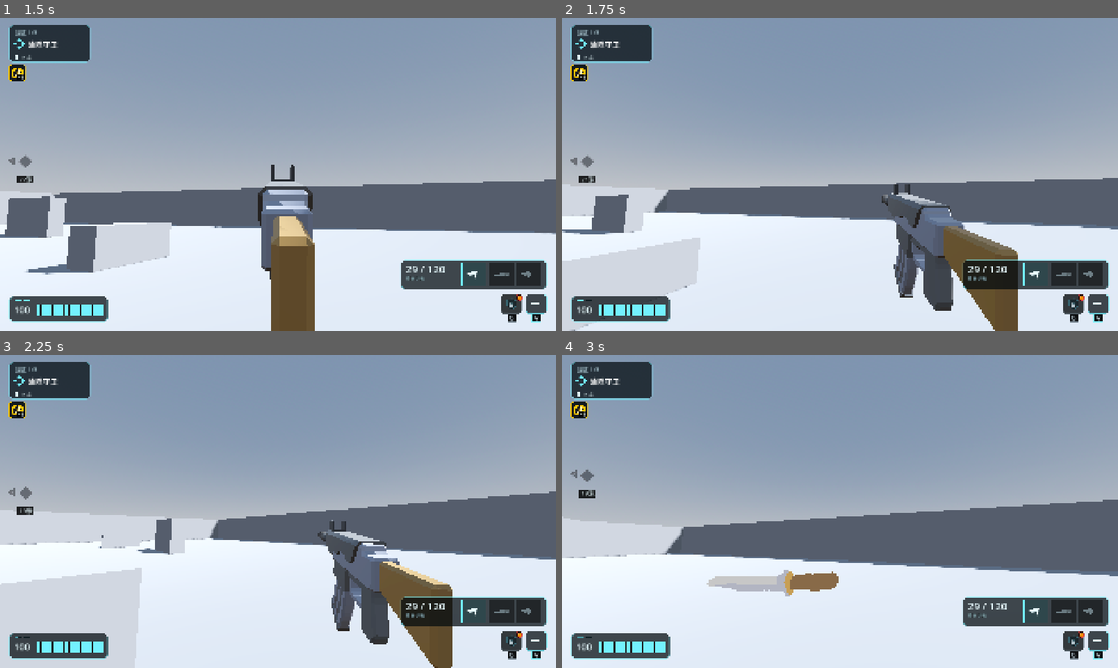
Above: before the commit, frames 1-4 (two rows, left to right).
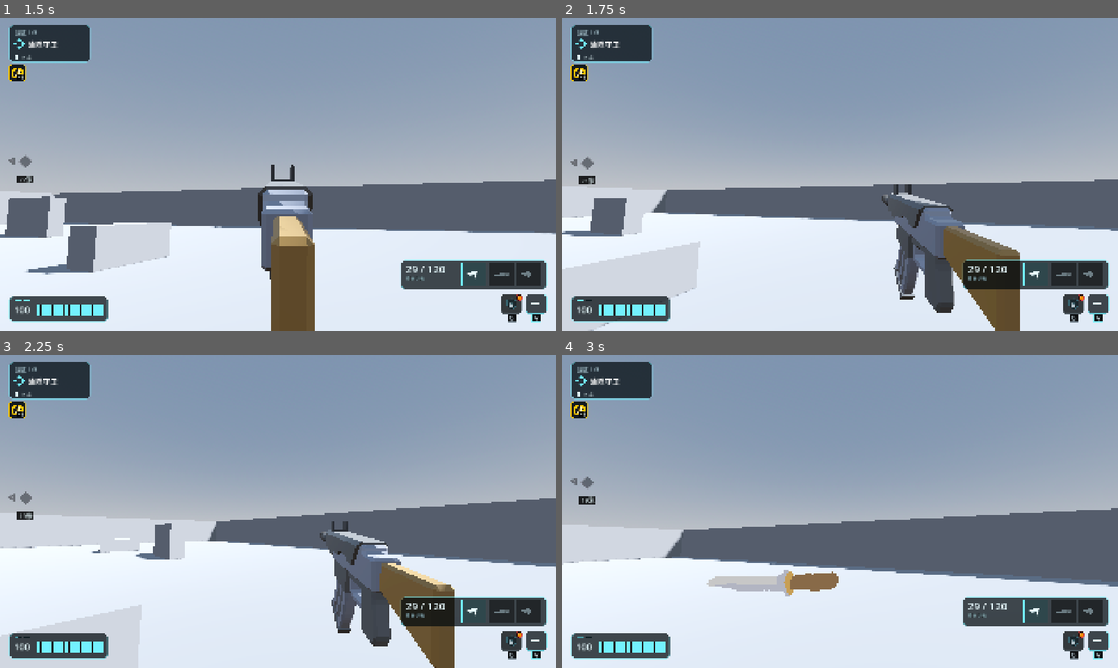
Above: after the commit, the same moments.

Repository: kyrie21z/Battlefield-Rouge
Game: Godot game, scene res://maps/zone_1.tscn
Two runs of this game, one before a commit and one after it. Both use one fixed random seed, a clock stepped at 60 frames per second and the inputs below. Sound files missing from this copy of the repository are replaced by a short silence.
Inputs (mouse positions are in pixels of both pictures, inside the frame that each line leads up to):
- Up to frame 1 (1.5 s): click (144, 187) at 0.5 s; tap Enter at 1.25 s; move the mouse to (305, 174) at 1.27 s; hold W (move_forward) from 1.28 s (still down); hold Right mouse button (aim) from 1.28 s (still down); click (305, 174) at 1.42 s
- Up to frame 2 (1.75 s): keep holding W (move_forward); keep holding Right mouse button (aim); tap Space (jump) at 1.52 s; tap Shift (dash) at 1.55 s
- Up to frame 3 (2.25 s): keep holding W (move_forward); tap Space (jump) at 1.82 s; move the mouse to (250, 511) at 2.02 s; release Right mouse button (aim) at 2.03 s; tap Shift (dash) at 2.1 s
- Up to frame 4 (3 s): keep holding W (move_forward); tap Space (jump) at 2.27, 2.57 s; tap V (melee) at 2.3, 2.85 s; move the mouse to (851, 505) at 2.77 s

Frame 1 is identical in both runs. In frame 2, 2.1% of the frame differs, in the area x 0-100%, y 44-100%; in frame 3, 6.9%, in the area x 0-100%, y 42-100%; in frame 4, 4.3%.

Commit message:
Dash along the camera's facing, pitch included
The dash now takes its direction from the camera basis, so a pitched aim
lifts or drops the 5 m burst; input is composed in camera space, which
keeps A/D level. The dash owns the full velocity (no gravity) and zeroes
the vertical when handing back to walking, so a downward dash slides
instead of sticking.

Invisible 26 m walls sit above the four boundary walls on a new BOUNDARY
layer: the player collides with them but bullets do not, keeping every
shot and the fixture runs as they were. dash_test covers pitched length,
the hand-back, floor sliding and the jump-plus-dash boundary; fixtures
still hash c77413a921d58fc4 and 5e1a5a995f643d72.

Co-Authored-By: QDS (Qoder) <noreply@qoder.com>

Diff:
--- a/actors/player/dash.gd
+++ b/actors/player/dash.gd
@@ -36,6 +36,7 @@
 var _invulnerable_left := 0.0
 var _air_used := 0
 var _player: CharacterBody3D
+var _camera: Camera3D
 var _health: Health
 var _audio: AudioStreamPlayer
 
@@ -47,6 +48,7 @@
 
 func _ready() -> void:
 	_player = get_parent() as CharacterBody3D
+	_camera = _player.get_node("Head/Camera3D") as Camera3D
 	_health = _player.get_node("Health") as Health
 	_charges = max_charges
 	_audio = AudioStreamPlayer.new()
@@ -57,17 +59,19 @@
 
 func _physics_process(delta: float) -> void:
 	_tick_recharge(delta)
-	_tick_invulnerable(delta)
-	if _dash_left > 0.0:
-		_dash_left = maxf(_dash_left - delta, 0.0)
-		if _dash_left <= 0.0:
-			dash_finished.emit()
 	if _health == null or _health.is_dead():
 		return
 	if _player.is_on_floor():
 		_air_used = 0
 	if Input.is_action_just_pressed("dash"):
 		try_dash()
+	# After try_dash(), so a dash started this tick also spends its first tick
+	# here and both timers end on the same tick as the Player's copy.
+	_tick_invulnerable(delta)
+	if _dash_left > 0.0:
+		_dash_left = maxf(_dash_left - delta, 0.0)
+		if _dash_left <= 0.0:
+			dash_finished.emit()
 
 
 ## Starts a dash if a charge is free and the air allows it. Returns whether one
@@ -125,15 +129,13 @@
 		_health.dash_invulnerable = false
 
 
+## The dash follows where the camera is facing, pitch included. W/S follow the
+## pitch; A/D stay horizontal because the camera's x axis is not tilted by it.
 func _direction() -> Vector3:
 	var input := Input.get_vector("move_left", "move_right", "move_forward", "move_back")
-	var direction: Vector3
-	if input.length_squared() > 0.0001:
-		direction = _player.transform.basis * Vector3(input.x, 0.0, input.y)
-	else:
-		direction = -_player.transform.basis.z
-	direction.y = 0.0
-	return direction.normalized()
+	if input.length_squared() <= 0.0001:
+		return -_camera.global_basis.z
+	return (_camera.global_basis * Vector3(input.x, 0.0, input.y)).normalized()
 
 
 func _tick_recharge(delta: float) -> void:
--- a/actors/player/player.gd
+++ b/actors/player/player.gd
@@ -99,42 +99,46 @@
 func _physics_process(delta: float) -> void:
 	if health.is_dead():
 		return
-	if not is_on_floor():
-		velocity.y -= gravity * delta
-	elif Input.is_action_just_pressed("jump"):
-		velocity.y = jump_velocity
+	# The dash owns the whole velocity while it lasts, gravity and jump included,
+	# so a pitched dash is a straight line. Its last step still moves at dash
+	# speed; only then is the walk speed handed back, so the dash neither ends a
+	# frame short nor leaves a 27 m/s slide behind. The vertical is zeroed on the
+	# hand-back so a rising dash does not fling the player past its end point.
+	var dashing := _dash_left > 0.0
+	if dashing:
+		_dash_left = maxf(_dash_left - delta, 0.0)
+		velocity = _dash_velocity
+	else:
+		if not is_on_floor():
+			velocity.y -= gravity * delta
+		elif Input.is_action_just_pressed("jump"):
+			velocity.y = jump_velocity
 
 	# A dash drops the sights for its duration: holding aim through it does not
 	# keep the player scoped mid-dash. Reloading is left alone.
 	var aiming := Input.is_action_pressed("aim") and not weapon.is_reloading() \
-		and not dash.is_dashing()
+		and not dashing
 	var input := Input.get_vector("move_left", "move_right", "move_forward", "move_back")
 	var direction := (transform.basis * Vector3(input.x, 0.0, input.y)).normalized()
 	var speed := jog_speed * stats.get_value(Stats.MOVE_SPEED)
 	if aiming:
 		speed *= weapon.data.ads_move_scale
 	var accel := ground_accel if is_on_floor() else air_accel
-	velocity.x = move_toward(velocity.x, direction.x * speed, accel * speed * delta)
-	velocity.z = move_toward(velocity.z, direction.z * speed, accel * speed * delta)
-	# A melee swing carries the player: the step overrides the walked velocity for
-	# its short duration, so the distance is exactly `speed * duration` instead of
-	# building up frame by frame.
-	if _lunge_left > 0.0:
-		_lunge_left = maxf(_lunge_left - delta, 0.0)
-		velocity.x = _lunge.x
-		velocity.z = _lunge.z
-	# The dash owns the horizontal velocity outright while it lasts. Its last
-	# step still moves at dash speed; only then is the walk speed handed back,
-	# so the dash neither ends a frame short nor leaves a 27 m/s slide behind.
-	var dashing := _dash_left > 0.0
-	if dashing:
-		_dash_left = maxf(_dash_left - delta, 0.0)
-		velocity.x = _dash_velocity.x
-		velocity.z = _dash_velocity.z
+	if not dashing:
+		velocity.x = move_toward(velocity.x, direction.x * speed, accel * speed * delta)
+		velocity.z = move_toward(velocity.z, direction.z * speed, accel * speed * delta)
+		# A melee swing carries the player: the step overrides the walked velocity
+		# for its short duration, so the distance is exactly `speed * duration`
+		# instead of building up frame by frame.
+		if _lunge_left > 0.0:
+			_lunge_left = maxf(_lunge_left - delta, 0.0)
+			velocity.x = _lunge.x
+			velocity.z = _lunge.z
 	move_and_slide()
 	if dashing and _dash_left <= 0.0:
 		velocity.x = direction.x * speed
 		velocity.z = direction.z * speed
+		velocity.y = 0.0
 
 	weapon.aiming = aiming
 	weapon.moving = Vector2(velocity.x, velocity.z).length() > 0.5
@@ -181,7 +185,7 @@
 
 
 func _on_dash(direction: Vector3, speed: float, duration: float) -> void:
-	_dash_velocity = Vector3(direction.x, 0.0, direction.z).normalized() * speed
+	_dash_velocity = direction.normalized() * speed
 	_dash_left = duration
 
 
--- a/actors/player/player.tscn
+++ b/actors/player/player.tscn
@@ -23,7 +23,7 @@
 
 [node name="Player" type="CharacterBody3D" groups=["player"]]
 collision_layer = 2
-collision_mask = 7
+collision_mask = 23
 script = ExtResource("1_player")
 
 [node name="Stats" type="Node" parent="."]
--- a/components/collision_layers.gd
+++ b/components/collision_layers.gd
@@ -11,3 +11,7 @@
 const ENEMIES := 1 << 2
 ## Hitbox bodies that take damage. Layer 4.
 const HITBOXES := 1 << 3
+## Invisible walls above the map rim, which only the player moves into: a
+## pitched dash can lift it over the 4 m boundary. They are not WORLD, so
+## bullets pass through instead of stopping short of the map edge. Layer 5.
+const BOUNDARY := 1 << 4
--- a/maps/boss.tscn
+++ b/maps/boss.tscn
@@ -143,6 +143,18 @@
 [sub_resource type="BoxShape3D" id="Shape_13"]
 size = Vector3(3, 1.2, 1)
 
+[sub_resource type="BoxShape3D" id="Shape_bound0"]
+size = Vector3(60, 26, 1)
+
+[sub_resource type="BoxShape3D" id="Shape_bound1"]
+size = Vector3(60, 26, 1)
+
+[sub_resource type="BoxShape3D" id="Shape_bound2"]
+size = Vector3(1, 26, 60)
+
+[sub_resource type="BoxShape3D" id="Shape_bound3"]
+size = Vector3(1, 26, 60)
+
 [node name="Boss" type="Node3D"]
 
 [node name="WorldEnvironment" type="WorldEnvironment" parent="."]
@@ -282,6 +294,36 @@
 
 [node name="Shape" type="CollisionShape3D" parent="Geometry/Cover9"]
 shape = SubResource("Shape_13")
+
+[node name="Boundary" type="Node3D" parent="."]
+
+[node name="WallNHigh" type="StaticBody3D" parent="Boundary"]
+transform = Transform3D(1, 0, 0, 0, 1, 0, 0, 0, 1, 0, 17, -30)
+collision_layer = 16
+
+[node name="Shape" type="CollisionShape3D" parent="Boundary/WallNHigh"]
+shape = SubResource("Shape_bound0")
+
+[node name="WallSHigh" type="StaticBody3D" parent="Boundary"]
+transform = Transform3D(1, 0, 0, 0, 1, 0, 0, 0, 1, 0, 17, 30)
+collision_layer = 16
+
+[node name="Shape" type="CollisionShape3D" parent="Boundary/WallSHigh"]
+shape = SubResource("Shape_bound1")
+
+[node name="WallEHigh" type="StaticBody3D" parent="Boundary"]
+transform = Transform3D(1, 0, 0, 0, 1, 0, 0, 0, 1, 30, 17, 0)
+collision_layer = 16
+
+[node name="Shape" type="CollisionShape3D" parent="Boundary/WallEHigh"]
+shape = SubResource("Shape_bound2")
+
+[node name="WallWHigh" type="StaticBody3D" parent="Boundary"]
+transform = Transform3D(1, 0, 0, 0, 1, 0, 0, 0, 1, -30, 17, 0)
+collision_layer = 16
+
+[node name="Shape" type="CollisionShape3D" parent="Boundary/WallWHigh"]
+shape = SubResource("Shape_bound3")
 
 [node name="CoverPoints" type="Node3D" parent="."]
 
--- a/maps/zone_1.tscn
+++ b/maps/zone_1.tscn
@@ -121,6 +121,18 @@
 [sub_resource type="BoxShape3D" id="Shape_10"]
 size = Vector3(3, 1.2, 1)
 
+[sub_resource type="BoxShape3D" id="Shape_bound0"]
+size = Vector3(60, 26, 1)
+
+[sub_resource type="BoxShape3D" id="Shape_bound1"]
+size = Vector3(60, 26, 1)
+
+[sub_resource type="BoxShape3D" id="Shape_bound2"]
+size = Vector3(1, 26, 60)
+
+[sub_resource type="BoxShape3D" id="Shape_bound3"]
+size = Vector3(1, 26, 60)
+
 [node name="Zone1" type="Node3D"]
 
 [node name="WorldEnvironment" type="WorldEnvironment" parent="."]
@@ -233,6 +245,36 @@
 
 [node name="Shape" type="CollisionShape3D" parent="Geometry/Cover6"]
 shape = SubResource("Shape_10")
+
+[node name="Boundary" type="Node3D" parent="."]
+
+[node name="WallNHigh" type="StaticBody3D" parent="Boundary"]
+transform = Transform3D(1, 0, 0, 0, 1, 0, 0, 0, 1, 0, 17, -30)
+collision_layer = 16
+
+[node name="Shape" type="CollisionShape3D" parent="Boundary/WallNHigh"]
+shape = SubResource("Shape_bound0")
+
+[node name="WallSHigh" type="StaticBody3D" parent="Boundary"]
+transform = Transform3D(1, 0, 0, 0, 1, 0, 0, 0, 1, 0, 17, 30)
+collision_layer = 16
+
+[node name="Shape" type="CollisionShape3D" parent="Boundary/WallSHigh"]
+shape = SubResource("Shape_bound1")
+
+[node name="WallEHigh" type="StaticBody3D" parent="Boundary"]
+transform = Transform3D(1, 0, 0, 0, 1, 0, 0, 0, 1, 30, 17, 0)
+collision_layer = 16
+
+[node name="Shape" type="CollisionShape3D" parent="Boundary/WallEHigh"]
+shape = SubResource("Shape_bound2")
+
+[node name="WallWHigh" type="StaticBody3D" parent="Boundary"]
+transform = Transform3D(1, 0, 0, 0, 1, 0, 0, 0, 1, -30, 17, 0)
+collision_layer = 16
+
+[node name="Shape" type="CollisionShape3D" parent="Boundary/WallWHigh"]
+shape = SubResource("Shape_bound3")
 
 [node name="CoverPoints" type="Node3D" parent="."]
 
--- a/maps/zone_2.tscn
+++ b/maps/zone_2.tscn
@@ -149,6 +149,18 @@
 [sub_resource type="BoxShape3D" id="Shape_14"]
 size = Vector3(3, 1.2, 1)
 
+[sub_resource type="BoxShape3D" id="Shape_bound0"]
+size = Vector3(60, 26, 1)
+
+[sub_resource type="BoxShape3D" id="Shape_bound1"]
+size = Vector3(60, 26, 1)
+
+[sub_resource type="BoxShape3D" id="Shape_bound2"]
+size = Vector3(1, 26, 60)
+
+[sub_resource type="BoxShape3D" id="Shape_bound3"]
+size = Vector3(1, 26, 60)
+
 [node name="Zone2" type="Node3D"]
 
 [node name="WorldEnvironment" type="WorldEnvironment" parent="."]
@@ -297,6 +309,36 @@
 
 [node name="Shape" type="CollisionShape3D" parent="Geometry/Cover10"]
 shape = SubResource("Shape_14")
+
+[node name="Boundary" type="Node3D" parent="."]
+
+[node name="WallNHigh" type="StaticBody3D" parent="Boundary"]
+transform = Transform3D(1, 0, 0, 0, 1, 0, 0, 0, 1, 0, 17, -30)
+collision_layer = 16
+
+[node name="Shape" type="CollisionShape3D" parent="Boundary/WallNHigh"]
+shape = SubResource("Shape_bound0")
+
+[node name="WallSHigh" type="StaticBody3D" parent="Boundary"]
+transform = Transform3D(1, 0, 0, 0, 1, 0, 0, 0, 1, 0, 17, 30)
+collision_layer = 16
+
+[node name="Shape" type="CollisionShape3D" parent="Boundary/WallSHigh"]
+shape = SubResource("Shape_bound1")
+
+[node name="WallEHigh" type="StaticBody3D" parent="Boundary"]
+transform = Transform3D(1, 0, 0, 0, 1, 0, 0, 0, 1, 30, 17, 0)
+collision_layer = 16
+
+[node name="Shape" type="CollisionShape3D" parent="Boundary/WallEHigh"]
+shape = SubResource("Shape_bound2")
+
+[node name="WallWHigh" type="StaticBody3D" parent="Boundary"]
+transform = Transform3D(1, 0, 0, 0, 1, 0, 0, 0, 1, -30, 17, 0)
+collision_layer = 16
+
+[node name="Shape" type="CollisionShape3D" parent="Boundary/WallWHigh"]
+shape = SubResource("Shape_bound3")
 
 [node name="CoverPoints" type="Node3D" parent="."]
 
--- a/tests/dash_test.gd
+++ b/tests/dash_test.gd
@@ -3,12 +3,14 @@
 ##   godot --headless --path . res://tests/dash_test.tscn
 ## Prints one line per check and exits 1 if anything failed.
 ##
-## The dash is measured on a flat test floor with no enemies, through the real
-## input actions. Distances come from where the body actually ended up, not from
-## reading the exported numbers back.
+## The dash is measured on a flat test floor inside the same 30 m boundary as
+## the real maps, through the real input actions. Distances come from where the
+## body actually ended up, not from reading the exported numbers back; pitched
+## dashes are measured in 3D.
 
 const DISTANCE_TOLERANCE := 0.3
 const FLOOR_SIZE := 80.0
+const BOUNDARY := 30.0
 
 var _failures := 0
 var _finished := false
@@ -163,6 +165,54 @@
 	_check("HUD follows the live charge count", _vitals.dash_charges == _player.dash_charges()
 		and _vitals.dash_max_charges == _player.dash_max_charges())
 
+	print("== the dash follows the camera pitch")
+	await _wait_for_charges(2, 300)
+	await _place(Vector3(0.0, 0.05, 0.0))
+	var before_up := _player.global_position
+	_aim(Vector3(0.0, 10.0, -10.0))
+	await _start_dash([])
+	await _wait_dash_end()
+	var end_vy := _player.velocity.y
+	var up := _player.global_position - before_up
+	_check("a 45° pitch lifts the dash (%.2f m up)" % up.y, up.y > 2.0)
+	_check("its 3D length is still 5 m (%.2f m)" % up.length(),
+		absf(up.length() - 5.0) <= DISTANCE_TOLERANCE)
+	_check("the hand-back zeroes velocity.y (%.2f m/s)" % end_vy, is_zero_approx(end_vy))
+
+	print("== a level dash stays level")
+	await _wait_for_charges(2, 300)
+	await _place(Vector3(0.0, 0.05, 0.0))
+	var level := await _dash_aimed(Vector3(0.0, 0.0, -10.0))
+	_check("no vertical drift (%.2f m)" % level.y, absf(level.y) < 0.1)
+	_check("it still covers 5 m (%.2f m)" % level.length(),
+		absf(level.length() - 5.0) <= DISTANCE_TOLERANCE)
+
+	print("== a downward dash slides along the floor")
+	await _wait_for_charges(2, 300)
+	await _place(Vector3(0.0, 0.05, 0.0))
+	var down := await _dash_aimed(Vector3(0.0, -10.0, -10.0))
+	var slide := Vector2(down.x, down.z).length()
+	_check("a 45° down dash still covers ground (%.2f m)" % slide, slide > 2.0)
+	_check("it does not sink through the floor (%.2f m)" % down.y, down.y >= -0.1)
+
+	print("== the boundary stops a pitched dash")
+	await _wait_for_charges(2, 300)
+	await _place(Vector3(28.0, 0.05, 28.0))
+	Input.action_press("jump")
+	await get_tree().physics_frame
+	Input.action_release("jump")
+	for i in 3:
+		await get_tree().physics_frame
+	_check("the jump left the floor", not _player.is_on_floor())
+	_aim(Vector3(10.0, 10.0, 10.0))
+	await _start_dash([])
+	await _wait_dash_end()
+	var at_wall := _player.global_position
+	_check("jump + upward dash stays inside x ±30 (%.2f)" % at_wall.x,
+		at_wall.x <= BOUNDARY)
+	_check("jump + upward dash stays inside z ±30 (%.2f)" % at_wall.z,
+		at_wall.z <= BOUNDARY)
+
 	_finished = true
 
 
@@ -178,10 +228,58 @@
 	floor.add_child(shape)
 	add_child(floor)
 
+	_add_wall(Vector3(60.0, 36.0, 1.0), Vector3(0.0, 18.0, -BOUNDARY))
+	_add_wall(Vector3(60.0, 36.0, 1.0), Vector3(0.0, 18.0, BOUNDARY))
+	_add_wall(Vector3(1.0, 36.0, 60.0), Vector3(BOUNDARY, 18.0, 0.0))
+	_add_wall(Vector3(1.0, 36.0, 60.0), Vector3(-BOUNDARY, 18.0, 0.0))
+
 	_player = load("res://actors/player/player.tscn").instantiate() as Player
 	_player.position = Vector3(0.0, 0.05, 0.0)
 	add_child(_player)
 	await _settle(12)
+
+
+func _add_wall(size: Vector3, position: Vector3) -> void:
+	var wall := StaticBody3D.new()
+	wall.collision_layer = CollisionLayers.BOUNDARY
+	wall.collision_mask = 0
+	var shape := CollisionShape3D.new()
+	var box := BoxShape3D.new()
+	box.size = size
+	shape.shape = box
+	shape.position = position
+	wall.add_child(shape)
+	add_child(wall)
+
+
+## Puts the body on the floor at `position` with the camera level.
+func _place(position: Vector3) -> void:
+	_player.velocity = Vector3.ZERO
+	_player.global_position = position
+	_player.global_rotation = Vector3.ZERO
+	_aim(Vector3(0.0, 0.0, -10.0))
+	await _wait_until_floor(180)
+	await _settle(2)
+
+
+## Points the camera so its forward axis is `direction`, in camera space: -Z
+## ahead, +Y up.
+func _aim(direction: Vector3) -> void:
+	_player.aim_at(_camera_pos() + direction)
+
+
+func _camera_pos() -> Vector3:
+	return (_player.get_node("Head/Camera3D") as Camera3D).global_position
+
+
+## One dash with the camera tilted along `aim`, measured in 3D after the
+## hand-back.
+func _dash_aimed(aim: Vector3) -> Vector3:
+	_aim(aim)
+	var before := _player.global_position
+	await _start_dash([])
+	await _wait_dash_end()
+	return _player.global_position - before
 
 
 ## Dashes from a settled standstill and returns the horizontal displacement,
@@ -189,6 +287,7 @@
 func _dash_from(actions: Array[String]) -> Vector3:
 	await _settle(6)
 	_player.global_rotation = Vector3.ZERO
+	_aim(Vector3(0.0, 0.0, -10.0))
 	_player.velocity = Vector3.ZERO
 	await _settle(2)
 	var before := _player.global_position
Not shown: 1 places in maps/boss.tscn that only renumber resources
Not shown: 1 places in maps/zone_1.tscn that only renumber resources
Not shown: 1 places in maps/zone_2.tscn that only renumber resources
Not shown, changed: GLOSSARY.md
Not shown, changed: docs/GDD.md
